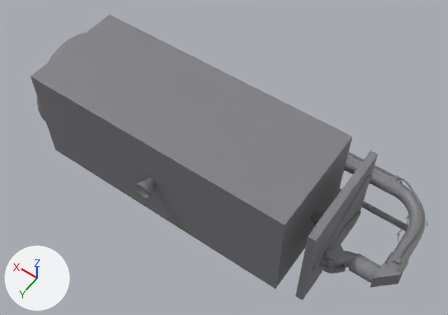
The Blender file LAS/LAS.blend: old version first, new version second.
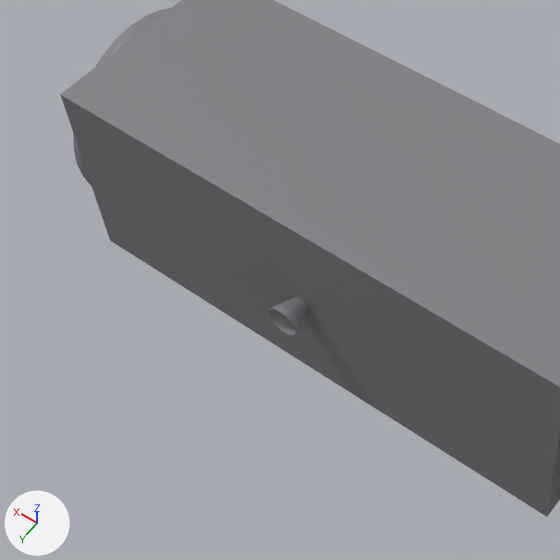
Old and new are each drawn whole from a 50 mm camera at (-1.248, 1.446, 2.325) aimed at (-0.178, -0.052, -0.028) and again close up on the part from 0% to 63% of the width and 9% to 99% of the height. Arrows for +X, +Y and +Z are at lower left; the lights stay in place.
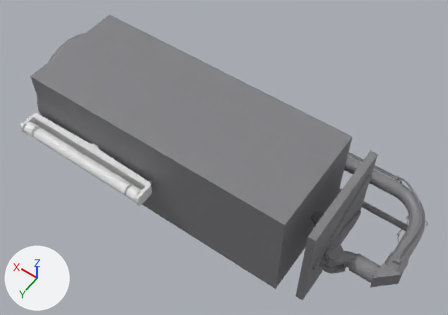
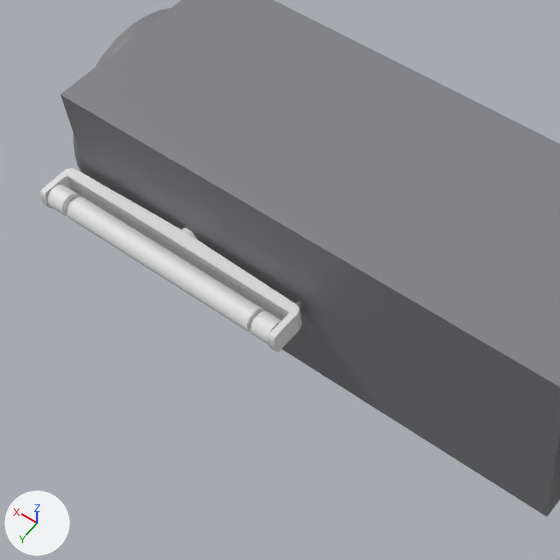
Pixel boxes (x1, y1, x2, y2) of what changed, in the close-ups (560 x 560 px):
'QBlock.022', added: after (40, 168, 302, 352)
'Cylinder.005', added: after (67, 197, 264, 332)
'Cylinder.003', moved: before (269, 297, 308, 335); after (295, 301, 303, 311)
'Cylinder.007', added: after (250, 311, 282, 345)
'Cylinder.006', added: after (47, 184, 80, 216)
'Cylinder.008', added: after (66, 198, 259, 326)
'Cylinder.004', added: after (182, 228, 197, 239)

Patch to the scene script:
```diff
--- a/LAS/LAS.blend.py
+++ b/LAS/LAS.blend.py
@@ me_cylinder_008 @@
+me_cylinder_008.from_pydata(...)  # 64 vertices, 32 faces; spans x -0.018..0.018, y -0.018..0.018, z -0.368..0.368
@@ me_cylinder_004 @@
+me_cylinder_004.from_pydata(...)  # a 32-sided cylinder along z spanning x -0.0311..0.0311, y -0.031..0.0311, z 0.3081..0.3591
@@ me_cylinder_002 @@
+me_cylinder_002.from_pydata(...)  # 64 vertices, 34 faces; spans x -0.031..0.031, y -0.031..0.031, z -0.29..0.29
@@ me_cylinder @@
+me_cylinder.from_pydata(...)  # a 32-sided cylinder along z spanning x -0.0245..0.0245, y -0.0245..0.0245, z -0.0078..0.0078
@@ me_toolmesh_028 @@
+me_toolmesh_028.from_pydata(...)  # 64 vertices, 45 faces; spans x -0.377..0.377, y -0.022..0.094, z -0.031..0.031
@@ ob_cylinder_003 @@
 ob_cylinder_003.matrix_parent_inverse = Matrix(((1.0, 0.0, 0.0, 0.0), (0.0, 0.0, 1.0, 0.0), (0.0, -1.0, 0.0, 0.0), (0.0, 0.0, 0.0, 1.0)))
-ob_cylinder_003.location = (0.0, -0.425, 0.0)
+ob_cylinder_003.location = (0.0, 0.286, 0.0)
 ob_cylinder_003.rotation_euler = (-1.571, 6.283, 0.0)  # degrees (-90, 360, 0)
@@ ob_cylinder_008 @@
+ob_cylinder_008 = bpy.data.objects.new('Cylinder.008', me_cylinder_008)
+ob_cylinder_008.location = (0.344, 0.372, 0.0)
+ob_cylinder_008.rotation_euler = (0.0, 1.571, 0.0)  # degrees (0, 90, 0)
@@ ob_cylinder_007 @@
+ob_cylinder_007 = bpy.data.objects.new('Cylinder.007', me_cylinder_004)
+ob_cylinder_007.location = (0.35, 0.372, 0.0)
+ob_cylinder_007.rotation_euler = (0.0, 4.712, 0.0)  # degrees (0, 270, 0)
@@ ob_cylinder_006 @@
+ob_cylinder_006 = bpy.data.objects.new('Cylinder.006', me_cylinder_004.copy())
+ob_cylinder_006.location = (0.344, 0.372, 0.0)
+ob_cylinder_006.rotation_euler = (0.0, 1.571, 0.0)  # degrees (0, 90, 0)
@@ ob_cylinder_005 @@
+ob_cylinder_005 = bpy.data.objects.new('Cylinder.005', me_cylinder_002)
+ob_cylinder_005.location = (0.344, 0.372, 0.0)
+ob_cylinder_005.rotation_euler = (0.0, 1.571, 0.0)  # degrees (0, 90, 0)
@@ ob_cylinder_004 @@
+ob_cylinder_004 = bpy.data.objects.new('Cylinder.004', me_cylinder)
+ob_cylinder_004.location = (0.347, 0.281, 0.0)
+ob_cylinder_004.rotation_euler = (1.571, 0.0, 0.0)  # degrees (90, 0, 0)
@@ ob_qblock_022 @@
+ob_qblock_022 = bpy.data.objects.new('QBlock.022', me_toolmesh_028)
+ob_qblock_022.location = (0.347, 0.309, 0.0)
+ob_qblock_022.rotation_euler = (0.0, 3.142, 0.0)  # degrees (0, 180, 0)
```
